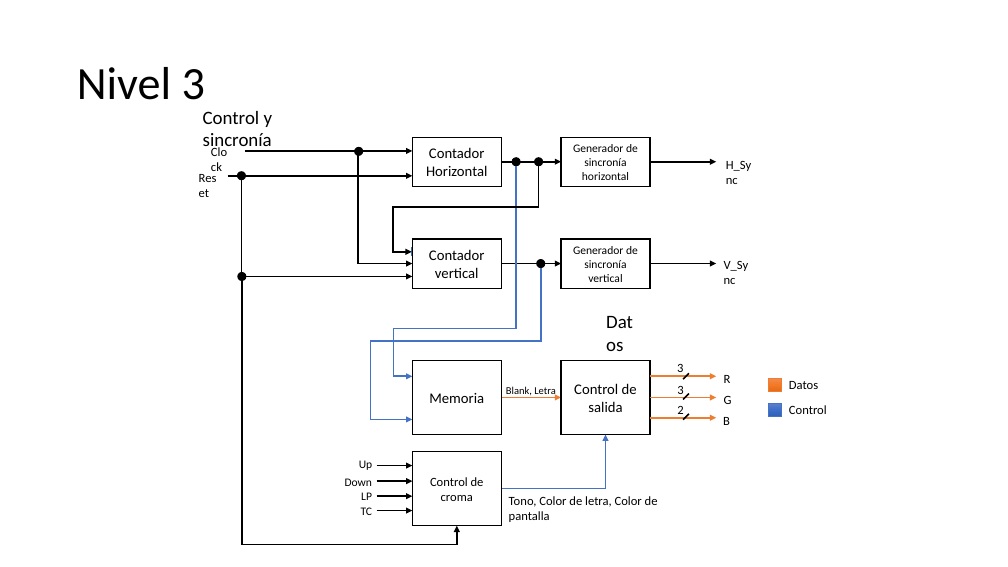
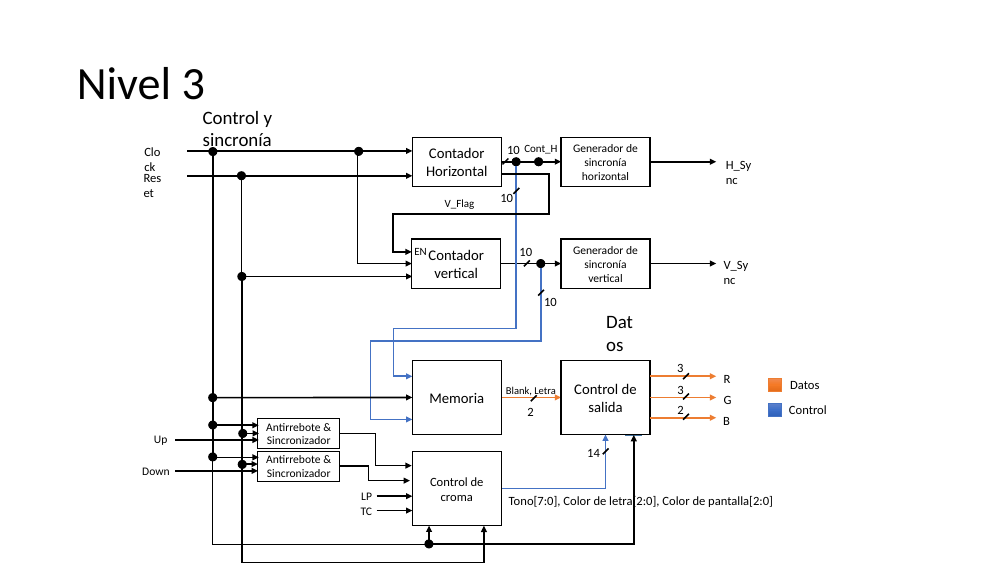
Before and after one commit to lleon95/proy_1_grupo_7_II_2016, a slide deck: slide 5 of Diseño/Bosquejo de bloques - definitivo (1).pptx. Drawn at 1008x567 pixels with LibreOffice and Linux fonts; fonts in the diff are those of the drawing. Boxes give left, top, right and bottom in pixels: in the first picture for what was removed or moved away, otherwise in the second. Text is boxed around its words. In the diff, an @@ line names an element or a change of style, - is before the commit and + after.

```diff
--- a/Diseño/Bosquejo de bloques - definitivo (1).pptx
+++ b/Diseño/Bosquejo de bloques - definitivo (1).pptx
@@ text "Clock": place and size @@
-text "Clock" at (203, 140, 237, 158)
+text "Clock" at (137, 140, 170, 158)
@@ text "Reset": place and size @@
-text "Reset" at (191, 166, 225, 185)
+text "Reset" at (136, 166, 170, 185)
@@ arrow moved from (228, 176) - (412, 176) to (188, 176) - (412, 176) @@
@@ arrow moved from (246, 151) - (412, 151) to (188, 151) - (412, 151) @@
@@ elbow arrow (358, 153) - (412, 264): route changed @@
@@ elbow arrow moved from (538, 166) - (412, 252) to (501, 174) - (412, 252) @@
@@ elbow arrow moved from (242, 281) - (457, 526) to (242, 281) - (484, 526) @@
@@ text "Up": place and size @@
-text "Up" at (359, 460, 372, 470)
+text "Up" at (154, 435, 167, 445)
@@ group added at (175, 145, 634, 548): 9 texts, 7 ellipses, 6 elbow arrows, 5 lines, 4 rectangles, 4 arrows @@
+10
+10
+10
+10
+Cont_H
+V_Flag
+EN
+2
+14
+Antirrebote & Sincronizador
+Antirrebote & Sincronizador
@@ text "Down": place and size @@
-text "Down" at (345, 478, 372, 486)
+text "Down" at (142, 467, 169, 475)
@@ arrow moved from (377, 466) - (412, 466) to (241, 464) - (258, 464) @@
@@ arrow removed from (377, 481) to (412, 481) @@
@@ text at (509, 495, 773, 509): text changed @@
-Tono, Color de letra, Color de pantalla
+Tono[7:0], Color de letra[2:0], Color de pantalla[2:0]
```
Also in this commit, not shown: 8 other files.
